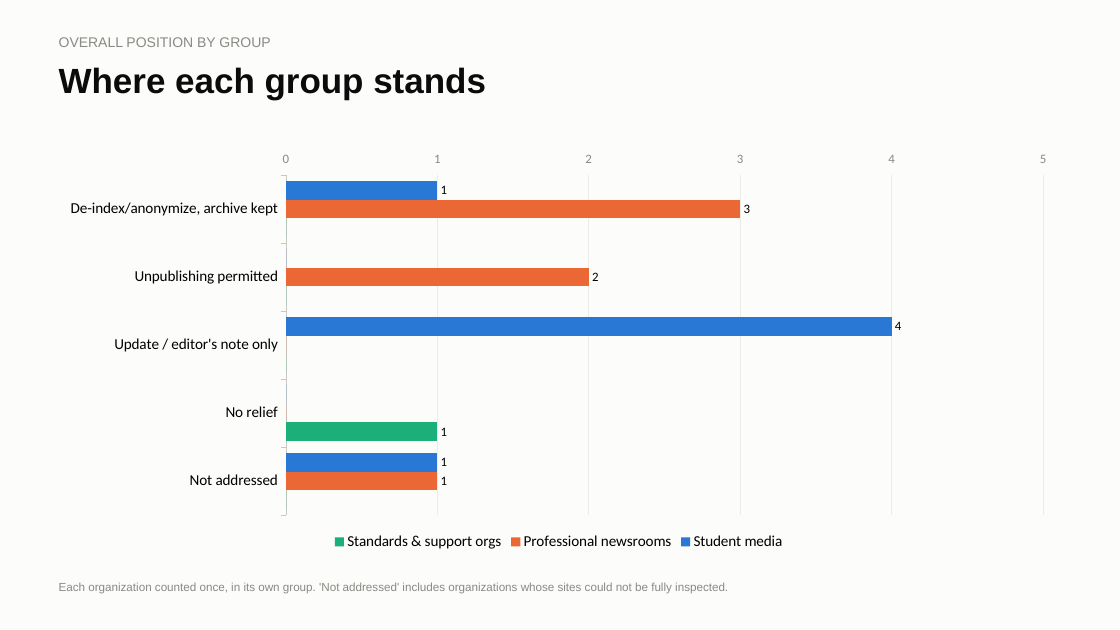
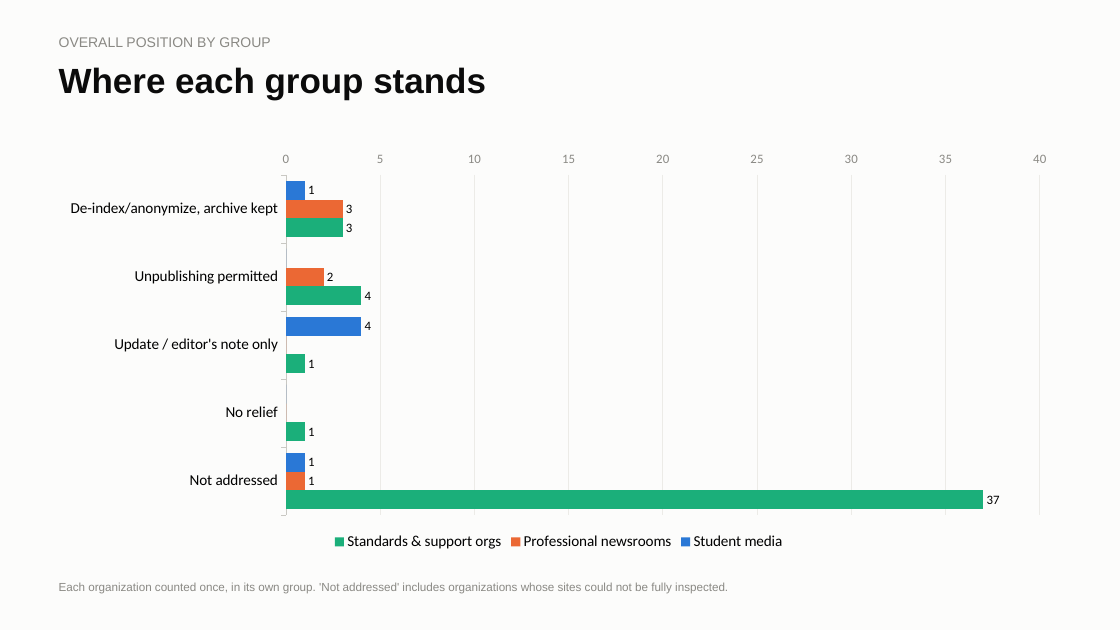
Before and after one commit to kalebhoffer/nsmpa, a slide deck: slide 5 of evidence/2026-10-08/NSMPA_presentation.pptx. Drawn at 1120x630 pixels with LibreOffice and Linux fonts; fonts in the diff are those of the drawing. Boxes give left, top, right and bottom in pixels: in the first picture for what was removed or moved away, otherwise in the second. Text is boxed around its words. In the diff, an @@ line names an element or a change of style, - is before the commit and + after.

```diff
--- a/evidence/2026-10-08/NSMPA_presentation.pptx
+++ b/evidence/2026-10-08/NSMPA_presentation.pptx
@@ bar chart at (50, 143, 1067, 555) @@
-Standards & support orgs: 0, 0, 0, 1, 0
+Standards & support orgs: 3, 4, 1, 1, 37
@@ value axis changed @@
```
Also in this commit, not shown: 5 other slides changed, 5 other files.
